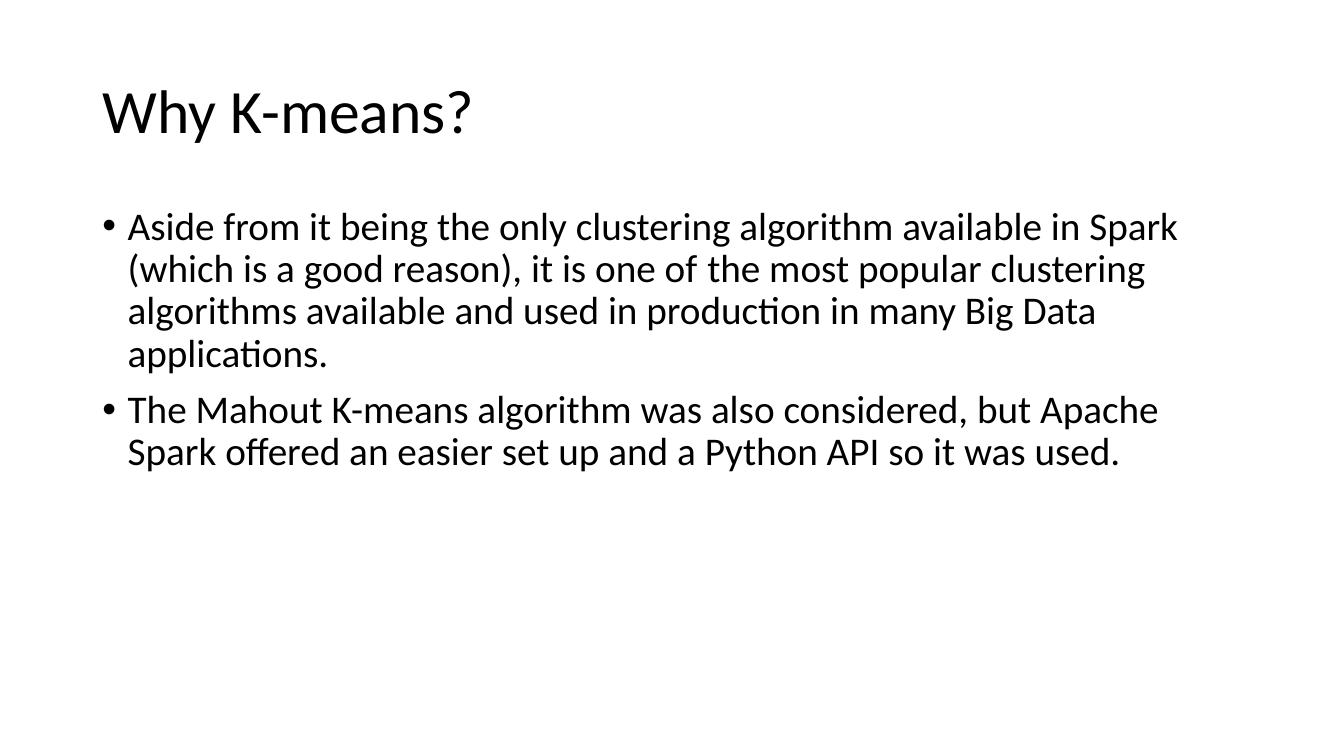
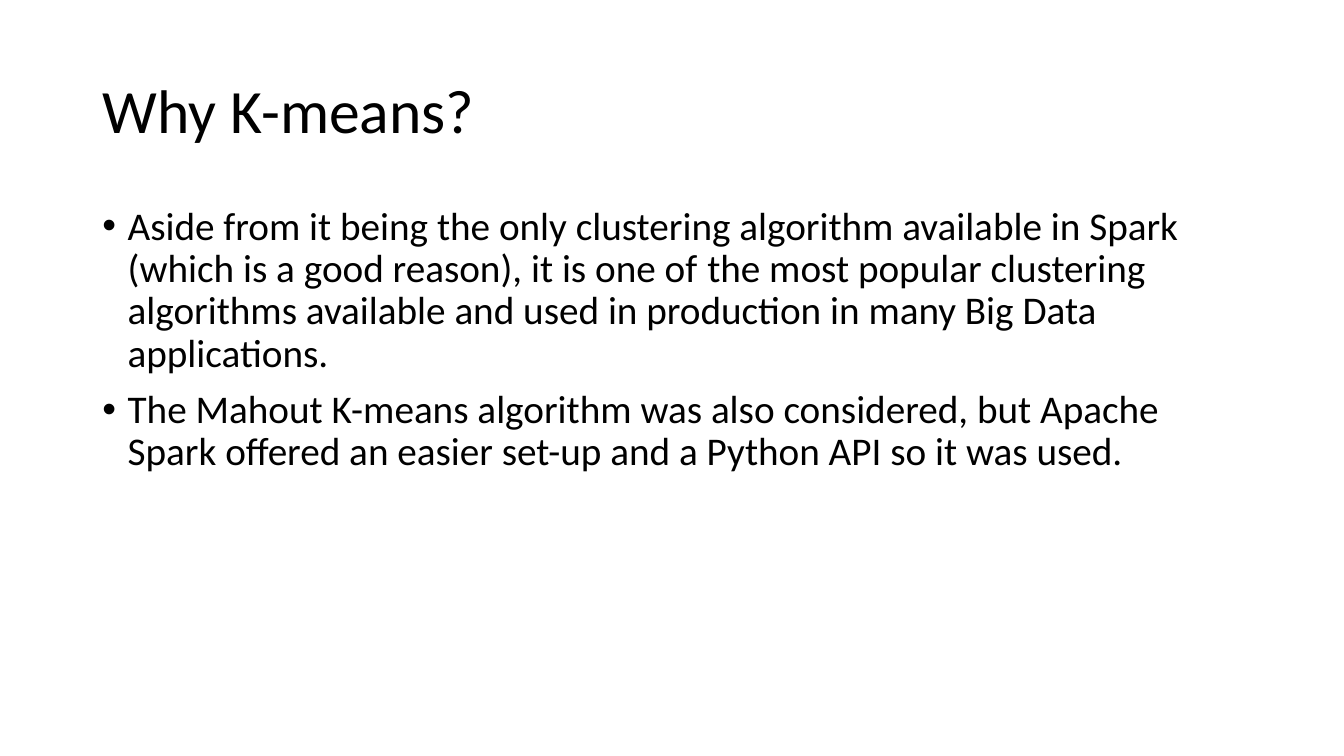
Before and after one commit to lnunno/big-data-nyt-tf-idf, a slide deck: slide 14 of docs/presentation.pptx. Drawn at 1344x756 pixels with LibreOffice and Linux fonts; fonts in the diff are those of the drawing. Boxes give left, top, right and bottom in pixels: in the first picture for what was removed or moved away, otherwise in the second. Text is boxed around its words. In the diff, an @@ line names an element or a change of style, - is before the commit and + after.

```diff
--- a/docs/presentation.pptx
+++ b/docs/presentation.pptx
@@ text at box(128, 395, 1159, 472): text changed @@
-• The Mahout K-means algorithm was also considered, but Apache Spark offered an easier set up and a Python API so it was used.
+• The Mahout K-means algorithm was also considered, but Apache Spark offered an easier set-up and a Python API so it was used.
```
Also in this commit, not shown: 3 other slides changed, 1 slide added, 1 other file.
